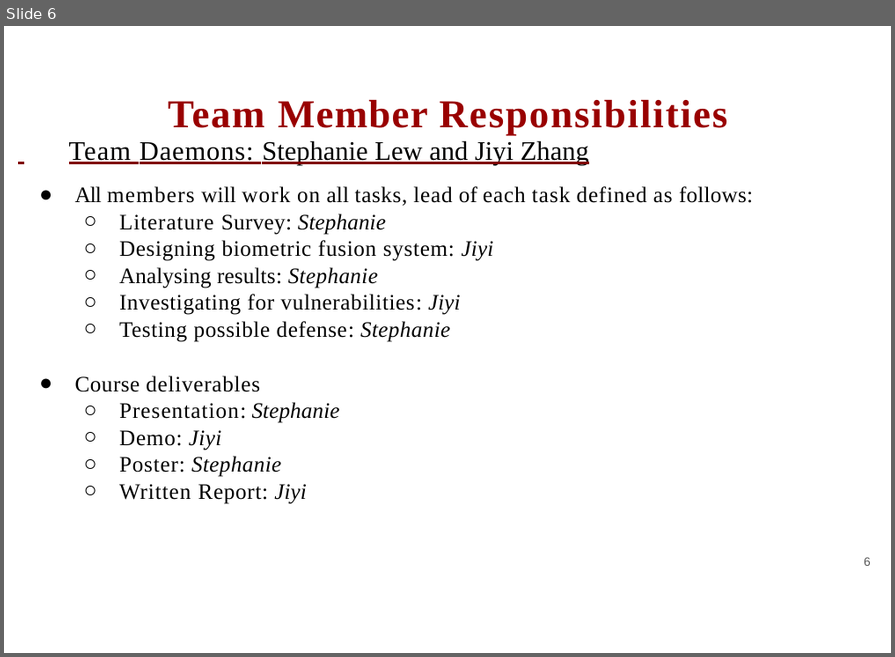
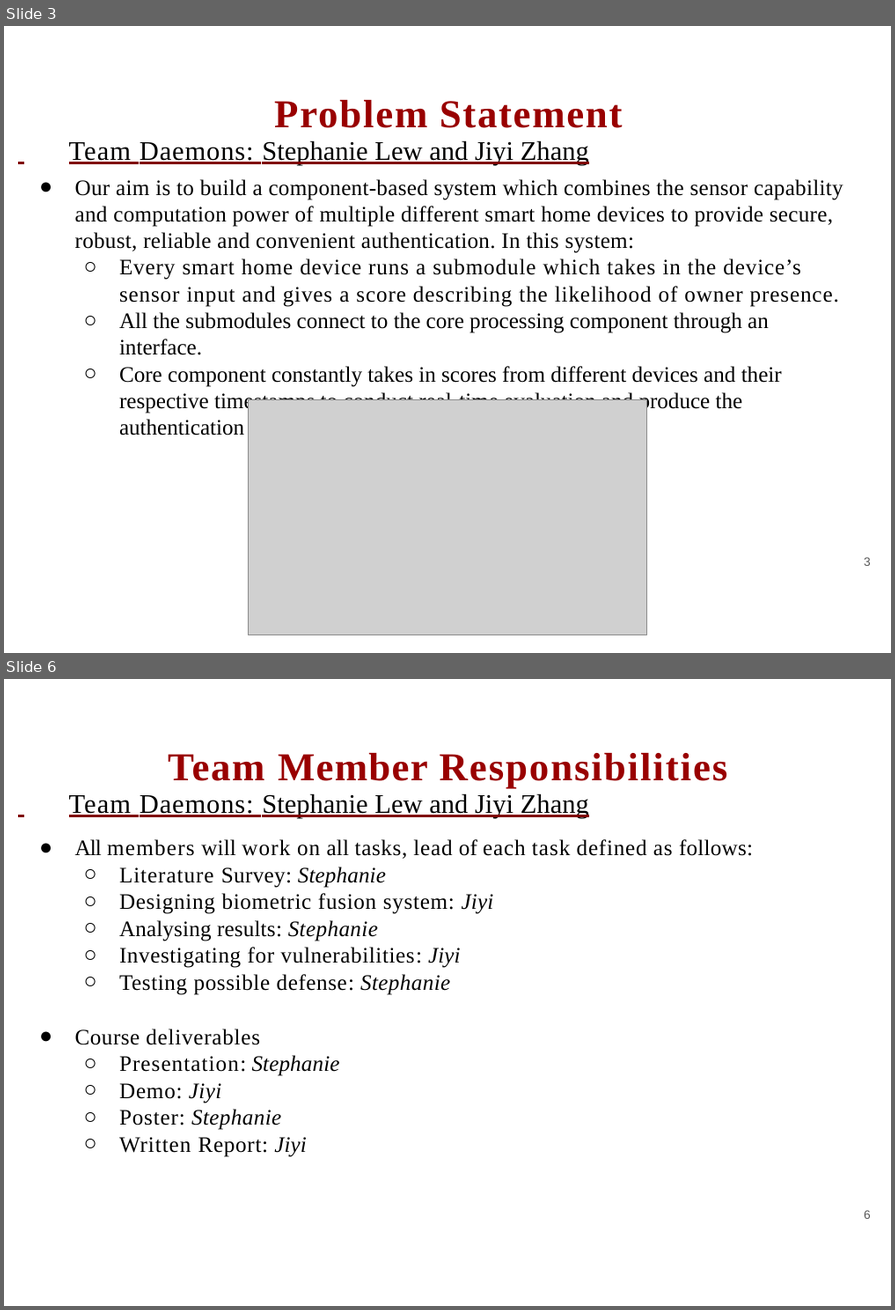
Before and after one commit to slewyh/iot-sec, a slide deck: docs/sow_slides.pptx. Shown one above the other, each under a label of ours: slide 6 before the commit, slides 3 and 6 after it; the slides between them are not shown. The pictures are 895x657 and 895x1310 pixels, drawn with LibreOffice and Linux fonts; fonts in the diff are those of the drawing; grey boxes stand for pictures; background and template pictures are left out. Boxes give left, top, right and bottom in pixels: in the first picture for what was removed or moved away, otherwise in the second. Text is boxed around its words. In the diff, an @@ line names an element or a change of style, - is before the commit and + after.

```diff
--- a/docs/sow_slides.pptx
+++ b/docs/sow_slides.pptx
@@ slide 3 added at box(4, 26, 891, 653), background #FFFFFF @@
@@ title added at box(274, 100, 623, 128), 37.5 pt, text #990000, bold @@
+Problem Statement
@@ text added at box(69, 140, 844, 413), 21 pt, text #000000 @@
+Team Daemons: Stephanie Lew and Jiyi Zhang
+● Our aim is to build a component-based system which combines the sensor capability and computation power of multiple different smart home devices to provide secure, robust, reliable and convenient authentication. In this system:
+  ○ Every smart home device runs a submodule which takes in the device’s sensor input and gives a score describing the likelihood of owner presence.
+  ○ All the submodules connect to the core processing component through an interface.
+  ○ Core component constantly takes in scores from different devices and their respective timestamps to conduct real-time evaluation and produce the authentication decision.
@@ picture added at box(249, 400, 646, 635) @@
@@ text added at box(864, 557, 871, 565), 11.5 pt, text #595959 @@
+3
```
Also in this commit, not shown: 3 slides changed, 3 other slides added, 4 slides removed.
